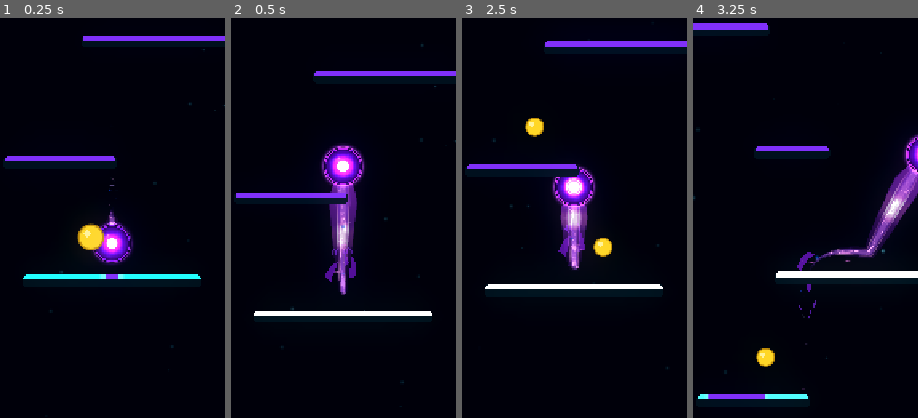
Above: before the commit, frames 1-4 (left to right).
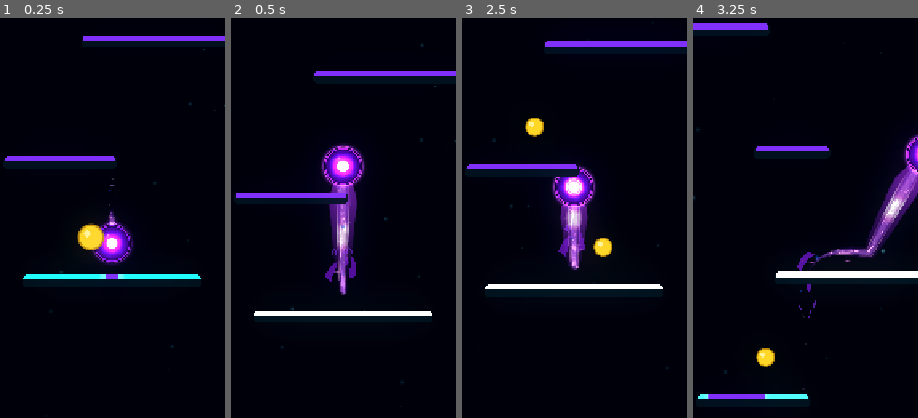
Above: after the commit, the same moments.

Repository: Kryodo/TowerJump
Game: Godot game, scene res://scenes/main.tscn
Two runs of this game, one before a commit and one after it. Both use one fixed random seed, a clock stepped at 60 frames per second and the inputs below.
Inputs (mouse positions are % of the whole screen's width and height, from its top left):
- Up to frame 1 (0.25 s): no input
- Up to frame 2 (0.5 s): no input
- Up to frame 3 (2.5 s): move the mouse to (72, 45) at 0.52 s; hold Right (ui_right) 0.53-1.25 s; click (72, 45) at 0.67 s; drag from (30, 55) to (47, 31) at 1.27 s; click "Nochmal spielen" at 2 s
- Up to frame 4 (3.25 s): move the mouse to (60, 28) at 2.77 s; hold Right (ui_right) from 2.78 s (still down)
The pictures show only the part of the screen within x 25-75%, y 25-75%; the shares and areas given below are measured in that part.

Frame 1 is identical in both runs. In frame 2, less than 0.1% of the frame differs, in the area x 44-55%, y 53-57%; in frame 3, 0.1%; in frame 4, 0.2%, in the area x 83-97%, y 43-51%.

Commit message:
Keep landing discharge out of outer aura

Diff:
--- a/scenes/trail_aura_pulse.gdshader
+++ b/scenes/trail_aura_pulse.gdshader
@@ -3,8 +3,6 @@
 uniform int palette_mode = 0;
 uniform float pulse_progress = -1.0;
 uniform float pulse_strength = 0.0;
-uniform float landing_kick_strength = 0.0;
-uniform float landing_kick_progress = 0.0;
 
 // Preserve the TrailAura gradient as the base color. A passing pulse adds a
 // short-lived highlight strongest along each outside edge of the ribbon.
@@ -23,35 +21,18 @@
 		1.0 - smoothstep(0.02, 0.105, abs(along - pulse_progress))
 	) * pulse_gate;
 	float pulse = pulse_band * pulse_strength;
-	// Share the moving discharge with the other ribbon layers while keeping
-	// the ambient full-length pulse and filament timing independent.
-	float landing_kick_gate = step(0.0, landing_kick_progress);
-	float landing_kick_front = 1.0 - smoothstep(0.025, 0.095, abs(along - landing_kick_progress));
-	float landing_kick_wake = (
-		1.0 - smoothstep(0.0, 0.18, max(landing_kick_progress - along, 0.0))
-	) * (
-		1.0 - smoothstep(0.0, 0.09, max(along - landing_kick_progress, 0.0))
-	);
-	float landing_head_kick = landing_kick_strength
-		* max(landing_kick_front, landing_kick_wake * 0.30)
-		* landing_kick_gate
-		* edge_fade;
 
 	vec3 pulse_color;
-	vec3 landing_kick_color;
 	if (palette_mode == 1) {
 		pulse_color = vec3(1.35, 0.72, 1.85);
-		landing_kick_color = vec3(1.9, 1.1, 2.65);
 	} else {
 		pulse_color = vec3(0.62, 1.18, 1.72);
-		landing_kick_color = vec3(0.9, 1.8, 2.55);
 	}
 
 	float edge_flash = pulse * edge_factor;
 	aura.rgb = mix(aura.rgb, pulse_color, pulse * 0.12);
 	aura.rgb += pulse_color * edge_flash * 0.72;
-	aura.rgb += landing_kick_color * landing_head_kick * (0.12 + edge_factor * 0.16);
-	aura.a = clamp(aura.a + pulse * 0.025 + edge_flash * 0.24 + landing_head_kick * 0.012, 0.0, 0.98);
+	aura.a = clamp(aura.a + pulse * 0.025 + edge_flash * 0.24, 0.0, 0.98);
 	aura.a *= edge_fade;
 	COLOR = aura;
 }
